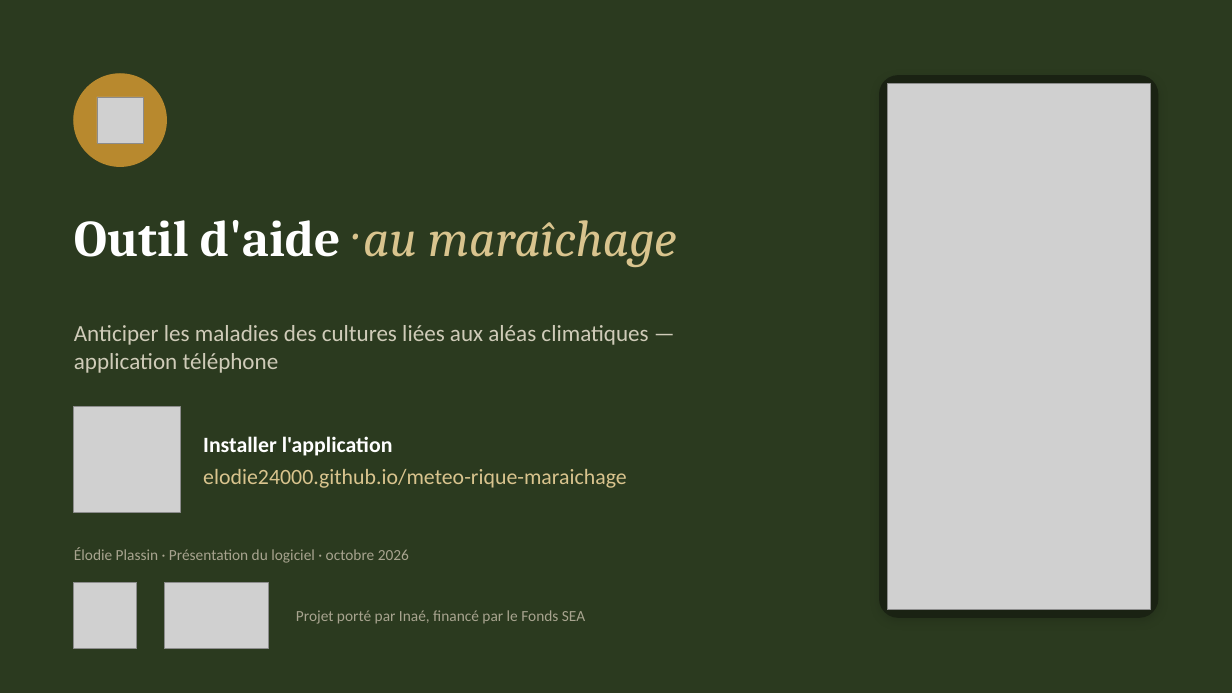
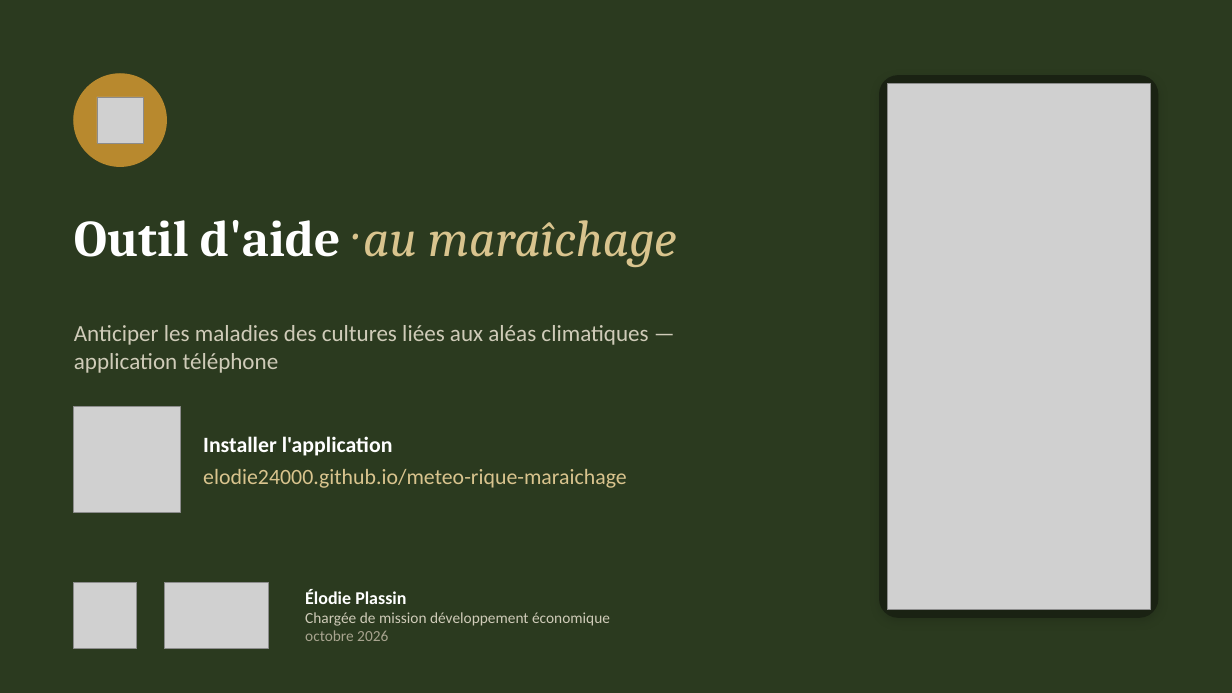
Before and after one commit to elodie24000/meteo-rique-maraichage, a slide deck: slide 1 of presentation/Presentation_outil_maraichage.pptx. Drawn at 1232x693 pixels with LibreOffice and Linux fonts; fonts in the diff are those of the drawing; grey boxes stand for pictures. Boxes give left, top, right and bottom in pixels: in the first picture for what was removed or moved away, otherwise in the second. Text is boxed around its words. In the diff, an @@ line names an element or a change of style, - is before the commit and + after.

```diff
--- a/presentation/Presentation_outil_maraichage.pptx
+++ b/presentation/Presentation_outil_maraichage.pptx
@@ text at (305,589,610,641): text changed; text colour #A8A48F to #CFCBB8 @@
-Élodie Plassin · Présentation du logiciel · octobre 2026
+Élodie Plassin
+Chargée de mission développement économique
+octobre 2026
@@ text removed at (296,610,585,624) @@
-Projet porté par Inaé, financé par le Fonds SEA
```
Also in this commit, not shown: 1 other slide changed.
